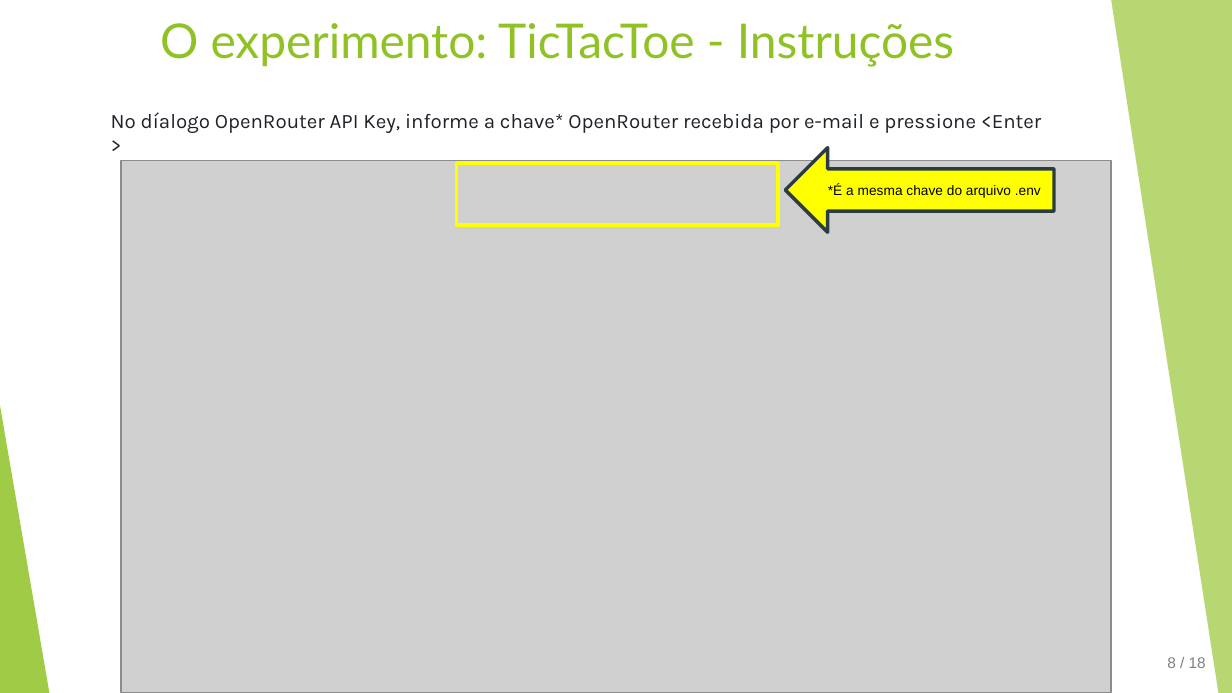
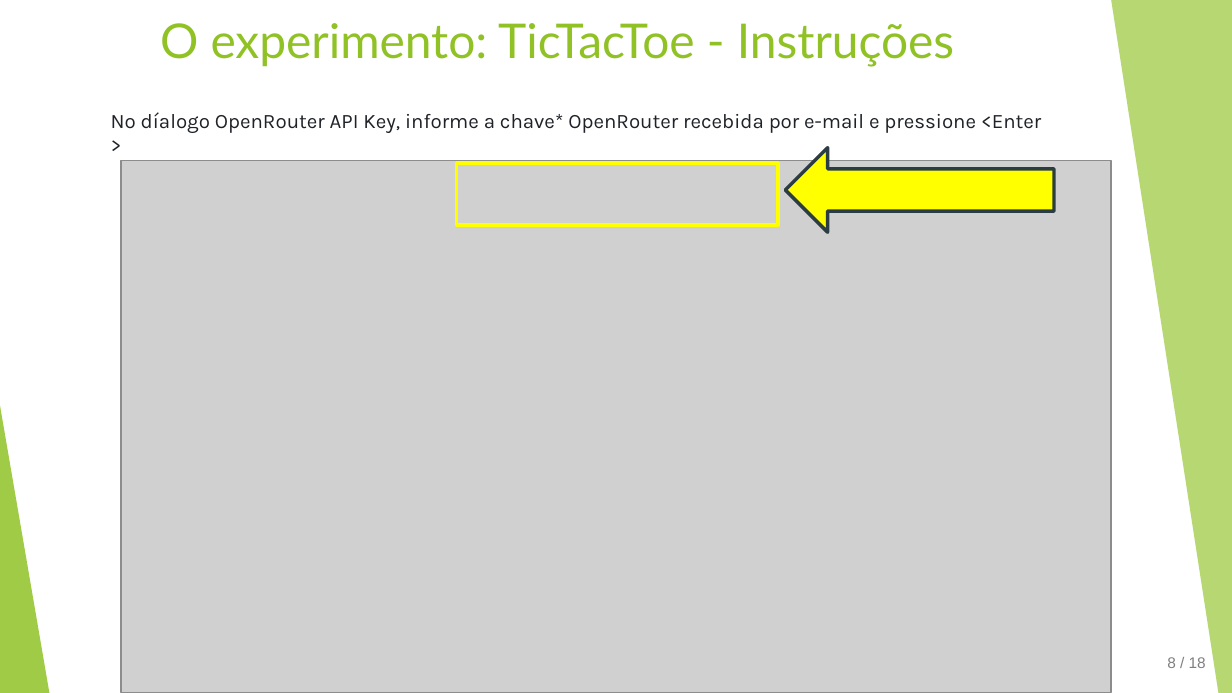
Before and after one commit to IsabelaYabe/tictactoe_activity_ai, a slide deck: slide 5 of apresentacao/Exercicio Mastery Aware Pipeline - TicTacToe.pptx. Drawn at 1232x693 pixels with LibreOffice and Linux fonts; fonts in the diff are those of the drawing; grey boxes stand for pictures; background and template pictures are left out. Boxes give left, top, right and bottom in pixels: in the first picture for what was removed or moved away, otherwise in the second. Text is boxed around its words. In the diff, an @@ line names an element or a change of style, - is before the commit and + after.

```diff
--- a/apresentacao/Exercicio Mastery Aware Pipeline - TicTacToe.pptx
+++ b/apresentacao/Exercicio Mastery Aware Pipeline - TicTacToe.pptx
@@ text removed at (x1=828, y1=184, x2=1041, y2=198) @@
-*É a mesma chave do arquivo .env
```
Also in this commit, not shown: 2 other slides changed, 1 other file.
